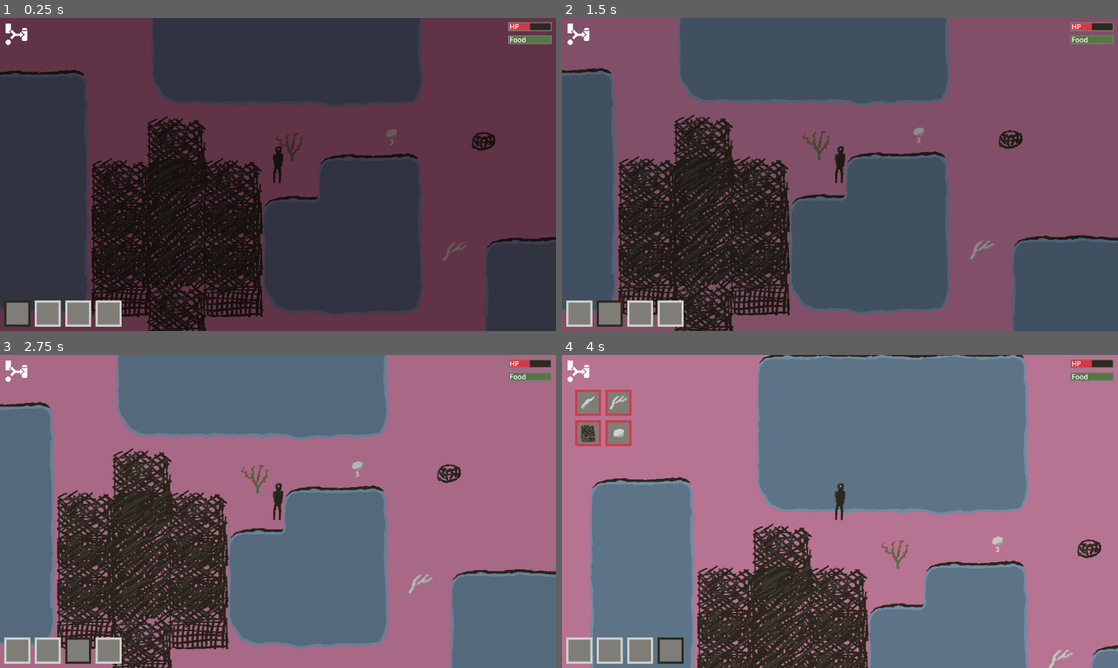
Above: before the commit, frames 1-4 (two rows, left to right).
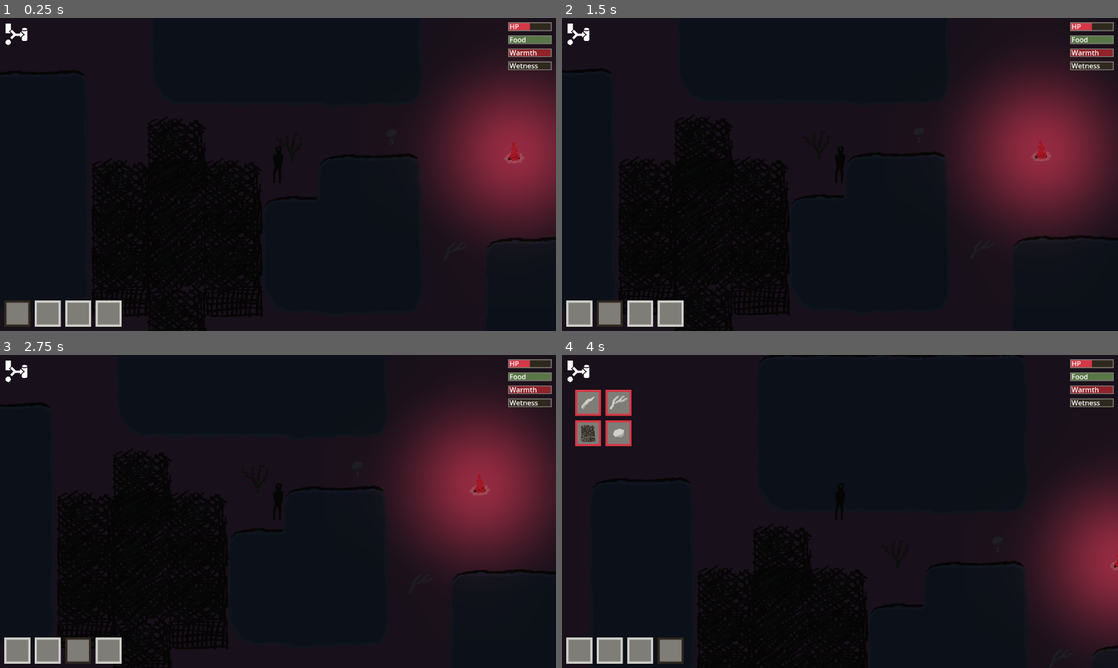
Above: after the commit, the same moments.

Repository: Zarkonnen/Moravec3
Game: Godot game, scene res://level1.tscn
Same seed, same stepped clock (60 frames per second), same inputs: the game is played once before the commit and once after it.
Inputs (mouse positions are in pixels of both pictures, inside the frame that each line leads up to):
- Up to frame 1 (0.25 s): no input
- Up to frame 2 (1.5 s): tap Enter at 0.5 s; move the mouse to (578, 312) at 0.52 s; hold Right (east) 0.53-1.28 s; hold Shift (split) 0.53-1.28 s; click (578, 312) at 0.67 s; tap Space at 1.25 s; move the mouse to (612, 312) at 1.27 s; hold Down (south) from 1.28 s (still down); tap E (use) at 1.35 s; click (612, 312) at 1.42 s
- Up to frame 3 (2.75 s): move the mouse to (77, 649) at 2.02 s; release Down (south) at 2.03 s; hold Right (east) from 2.03 s (still down); hold Shift (split) from 2.03 s (still down); click (77, 649) at 2.17 s
- Up to frame 4 (4 s): tap Enter at 2.75 s; move the mouse to (673, 649) at 2.77 s; release Right (east) at 2.78 s; release Shift (split) at 2.78 s; hold Up (north) 2.78-3.53 s; tap E (use) at 2.85 s; click (673, 649) at 2.92 s; move the mouse to (578, 370) at 3.52 s; hold A (west) from 3.53 s (still down); hold Shift (split) from 3.53 s (still down); click (578, 370) at 3.67 s

The runs differ from the first frame. In frame 1, 81% of the frame differs, in the area x 0-100%, y 0-100%; in frame 2, 98%; in frame 3, 98%; in frame 4, 96%.

Commit message:
Temperature calculations.

Diff:
--- a/GridManager.gd
+++ b/GridManager.gd
@@ -99,6 +99,8 @@
 	var tiles:Array = []
 	var number = 0
 	var hasCeilings:bool = false
+	var averageInsulation:float = 0
+	var temperature:float = 20.0
 	func _init(tiles):
 		self.tiles = tiles
 		enclosureCounter += 1
@@ -130,6 +132,7 @@
 					# Update existing enclosure.
 					enc.tiles = fill
 					_updateCeilings(enc, ceilings)
+					_updateInsulation(enc, ceilings)
 					enc = null
 				elif not encs.any(func(e): return start in e.tiles):
 					# We need a new enclosure.
@@ -137,6 +140,7 @@
 					enclosures.append(newEnc)
 					encs.append(newEnc)
 					_updateCeilings(newEnc, ceilings)
+					_updateInsulation(enc, ceilings)
 		if enc:
 			# Never got used, so delete it.
 			enclosures.erase(enc)
@@ -152,6 +156,7 @@
 				var newEnc = Enclosure.new(fill)
 				enclosures.append(newEnc)
 				_updateCeilings(newEnc, ceilings)
+				_updateInsulation(newEnc, ceilings)
 
 func wallRemoved(x, y, ceilings):
 	%EnclosureDebug.queue_redraw()
@@ -190,12 +195,14 @@
 	var enc = getEnclosure(x, y)
 	if enc:
 		_updateCeilings(enc, ceilings)
+		_updateInsulation(enc, ceilings)
 
 func ceilingRemoved(x, y, ceilings):
 	%EnclosureDebug.queue_redraw()
 	var enc = getEnclosure(x, y)
 	if enc:
 		enc.hasCeilings = false
+		enc.averageInsulation = 0
 
 func _enclosureFill(x, y, maxDist=10):
 	# Flood fill, starting at x, y. If we reach a tile that is more than maxdist away, return null.
@@ -233,3 +240,45 @@
 
 func _updateCeilings(enc:Enclosure, ceilings):
 	enc.hasCeilings = enc.tiles.all(func(t): return ceilings.g(t[0], t[1]))
+
+func _updateInsulation(enc:Enclosure, ceilings):
+	if not enc.hasCeilings:
+		enc.averageInsulation = 0
+		return
+	var total = 0.0
+	var n = 0
+	for t in enc.tiles:
+		total += ceilings.g(t[0], t[1]).type.insulation
+		n += 1
+		if g(t[0] - 1, t[1]):
+			total += g(t[0] - 1, t[1]).type.insulation
+			n += 1
+		if g(t[0] + 1, t[1]):
+			total += g(t[0] + 1, t[1]).type.insulation
+			n += 1
+		if g(t[0], t[1] - 1):
+			total += g(t[0], t[1] - 1).type.insulation
+			n += 1
+		if g(t[0], t[1] + 1):
+			total += g(t[0], t[1] + 1).type.insulation
+			n += 1
+	if n == 0:
+		enc.averageInsulation = 1
+	else:
+		enc.averageInsulation = total / n
+
+func _process(delta):
+	for enc in enclosures:
+		_updateTemperature(enc)
+
+func _updateTemperature(enc:Enclosure):
+	var temp = %Weather.temperature()
+	if not enc.hasCeilings:
+		enc.temperature = temp
+		return
+	var emitters = get_tree().get_nodes_in_group("HeatEmitter")
+	emitters = emitters.filter(func(it): return getEnclosure(it.gridX(), it.gridY()) == enc)
+	var heatAdded = Util.sum(emitters, func(it): return it.type.heatEmission)
+	#print("heatAdded " + str(heatAdded) + " tiles " + str(enc.tiles.size()) + " insulation " + str(enc.averageInsulation))
+	enc.temperature = min(30, temp + heatAdded / enc.tiles.size() * enc.averageInsulation)
+	#print(str(enc.temperature) + " vs " + str(temp))
--- a/Item.gd
+++ b/Item.gd
@@ -8,6 +8,17 @@
 		type = t
 		contents.size = type.containerSize
 		rotTimeout = t.rotInterval
+		if type.heatEmission:
+			add_to_group("HeatEmitter")
+		else:
+			remove_from_group("HeatEmitter")
+		if type.lightEmission:
+			$Light.enabled = true
+			$Light.scale = Vector2(type.lightEmission, type.lightEmission)
+			$Light.color = type.lightColor
+			$Light.position.y = -t.texRect.size.y / 2
+		else:
+			$Light.enabled = false
 		$Label.position.y = -t.texRect.size.y - 30
 		set_collision_layer_value(1, t.wall and not t.door)
 		$Sprite2D.z_index = 3 if t.ceiling else 0
--- a/Item.tscn
+++ b/Item.tscn
@@ -1,13 +1,14 @@
-[gd_scene load_steps=8 format=3 uid="uid://pb415w1j1u0k"]
+[gd_scene load_steps=9 format=3 uid="uid://pb415w1j1u0k"]
 
 [ext_resource type="Script" path="res://Item.gd" id="1_3t73v"]
 [ext_resource type="Texture2D" uid="uid://cg232q4ygjq8b" path="res://tiles.png" id="1_qxv04"]
 [ext_resource type="Shader" path="res://Item.gdshader" id="2_o8jvu"]
+[ext_resource type="Texture2D" uid="uid://bqp8w6yr6gbes" path="res://light_tex_2.png" id="4_74mbt"]
 
 [sub_resource type="RectangleShape2D" id="RectangleShape2D_x2o0v"]
 size = Vector2(128, 96)
 
-[sub_resource type="ShaderMaterial" id="ShaderMaterial_8xibs"]
+[sub_resource type="ShaderMaterial" id="ShaderMaterial_hpt7f"]
 shader = ExtResource("2_o8jvu")
 shader_parameter/strength = 0.0
 shader_parameter/a = 1.0
@@ -53,3 +54,7 @@
 offset_right = 64.0
 offset_bottom = 23.0
 horizontal_alignment = 1
+
+[node name="Light" type="PointLight2D" parent="."]
+enabled = false
+texture = ExtResource("4_74mbt")
--- a/ItemType.gd
+++ b/ItemType.gd
@@ -17,6 +17,10 @@
 var ceiling:bool = false
 var wallSupportRange = 2
 var spawnOnCollapse:Array = []
+var heatEmission:float = 0
+var insulation:float = 0
+var lightEmission:float = 0
+var lightColor:Color = Color.WHITE
 
 func _init(name, texRect):
 	self.name = name
@@ -54,6 +58,11 @@
 		it.ceiling = i.get("ceiling", false)
 		it.wallSupportRange = i.get("wallSupportRange", 2)
 		it.spawnOnCollapse = i.get("spawnOnCollapse", [])
+		it.heatEmission = i.get("heatEmission", 0)
+		it.insulation = i.get("insulation", 0)
+		it.lightEmission = i.get("lightEmission", 0)
+		if i.has("lightColor"):
+			it.lightColor = Color(i.get("lightColor"))
 		if i.has("use"):
 			var uses:Dictionary = i.get("use")
 			for useK in uses.keys():
--- a/Player.gd
+++ b/Player.gd
@@ -1,5 +1,7 @@
 extends RigidBody2D
 class_name Player
+
+const HEAT_EMIT_DIST = 128
 
 @export var speed = 300.0
 
@@ -131,6 +133,14 @@
 func gridY():
 	return int(floor(position.y / 96)) - 1
 
+func temperature():
+	var enc = %Walls.getEnclosure(gridX(), gridY())
+	var temp = enc.temperature if enc else %Weather.temperature()
+	for it in get_tree().get_nodes_in_group("HeatEmitter"):
+		if self.position.distance_squared_to(it.position) <= HEAT_EMIT_DIST * HEAT_EMIT_DIST:
+			temp = max(temp, it.type.heatEmission)
+	return temp
+
 func _physics_process(delta):
 	var mv = Vector2(0, 0)
 	var moveTo = Vector2(0, 0)
@@ -174,11 +184,11 @@
 			%Inventory.updateAllSlots()
 		nextNavTarget = Vector2.ZERO
 	if not navigate:
-		mv = mv.normalized() * speed * Util.RATIO * delta
+		mv = mv.normalized() * speed * %Weather.moveSpeedMult() * Util.RATIO * delta
 	else:
-		if ((moveTo - position) / Util.RATIO).length() <= speed * delta:
+		if ((moveTo - position) / Util.RATIO).length() <= speed * %Weather.moveSpeedMult() * delta:
 			mv = moveTo - position
 			moveTo = Vector2.ZERO
 		else:
-			mv = ((moveTo - position) / Util.RATIO).normalized() * speed * Util.RATIO * delta
+			mv = ((moveTo - position) / Util.RATIO).normalized() * speed * %Weather.moveSpeedMult() * Util.RATIO * delta
 	move_and_collide(mv)
--- a/Stats.gd
+++ b/Stats.gd
@@ -9,7 +9,8 @@
 	var autoChangeAmount
 	var autoChangeInterval
 	var autoChangeTimeout
-	func _init(name, color, value, autoChangeAmount=0, autoChangeInterval=5):
+	var warnOnBelow:int
+	func _init(name, color, value, autoChangeAmount=0, autoChangeInterval=5, warnOnBelow=-1):
 		self.name = name
 		self.color = color
 		self.value = value
@@ -18,8 +19,16 @@
 		self.autoChangeAmount = autoChangeAmount
 		self.autoChangeInterval = autoChangeInterval
 		self.autoChangeTimeout = autoChangeInterval
+		self.warnOnBelow = warnOnBelow
 
-var stats = [Stat.new("Food", Color("597646"), 100, -1, 10), Stat.new("HP", Color("d53846"), 50, 1, 20)]
+var t = 0
+
+var stats = [\
+		Stat.new("Food", Color("597646"), 100, -1, 10, 20),\
+		Stat.new("HP", Color("d53846"), 50, 1, 20, 20),\
+		Stat.new("Warmth", Color("90242a"), 100, 0, 5, 20),\
+		Stat.new("Wetness", Color("62798d"), 0, 0, 1),\
+		]
 var byName = {}
 
 func _ready():
@@ -36,14 +45,45 @@
 	return byName[name].value
 
 func _process(delta):
+	t += delta
 	for stat in stats:
+		updateWarning(stat)
 		stat.valueChangeTimeout -= delta
 		if stat.valueChangeTimeout <= 0:
 			stat.recentValue = stat.value
 			update(stat)
 		stat.autoChangeTimeout -= delta
 		if stat.autoChangeTimeout <= 0:
-			change(stat.name, stat.autoChangeAmount)
+			var amt = stat.autoChangeAmount
+			if stat.name == "Warmth":
+				var temp = %Player.temperature()
+				if temp < 0:
+					amt = -5
+				elif temp < 10:
+					amt = -2
+				elif temp < 15:
+					amt = -1
+				elif temp >= 20 and temp < 25:
+					amt = 2
+				else:
+					amt = 4
+				var wet = getValue("Wetness")
+				if wet > 50:
+					amt -= 3
+				elif wet > 20:
+					amt -= 1
+			if stat.name == "Wetness":
+				if %Ceilings.g(%Player.gridX(), %Player.gridY()):
+					amt = -1
+				else:
+					amt = %Weather.wetnessPerTime()
+				if amt < 0:
+					var temp = %Player.temperature()
+					if temp >= 30:
+						amt -= 2
+					elif temp >= 22:
+						amt -= 1
+			change(stat.name, amt)
 			stat.autoChangeTimeout = stat.autoChangeInterval
 
 func update(stat):
@@ -61,3 +101,6 @@
 		ch.visible = true
 	else:
 		ch.visible = false
+
+func updateWarning(stat):
+	get_node(stat.name).get_node("Border").color = "ffffff" if stat.value < stat.warnOnBelow and fmod(t, 1) < 0.5 else "7e7d78"
--- a/Util.gd
+++ b/Util.gd
@@ -2,6 +2,30 @@
 
 static var ASPECT = 0.75
 static var RATIO = Vector2(1, ASPECT)
+
+static func minL(l, f):
+	var minV = 0
+	var set = false
+	for e in l:
+		var v = f.call(e)
+		if not set:
+			minV = v
+			set = true
+		else:
+			minV = min(v, minV)
+	return minV
+
+static func maxL(l, f):
+	var maxV = 0
+	var set = false
+	for e in l:
+		var v = f.call(e)
+		if not set:
+			maxV = v
+			set = true
+		else:
+			maxV = max(v, maxV)
+	return maxV
 
 static func first(l, q):
 	for x in l:
@@ -20,3 +44,9 @@
 			most = x
 			quality = q
 	return most
+
+static func sum(l, f):
+	var amt = 0
+	for x in l:
+		amt += f.call(x)
+	return amt
--- a/Weather.gd
+++ b/Weather.gd
@@ -1,6 +1,6 @@
-extends Node
+extends Node2D
 
-var t = 5
+var t = 80
 @export var dayRamp:Texture2D = null
 
 const DAWN_LENGTH = 10
@@ -9,10 +9,31 @@
 const NIGHT_LENGTH = 30
 const DAY_LENGTH = DAWN_LENGTH + DAYLIGHT_LENGTH + DUSK_LENGTH + NIGHT_LENGTH
 const FLOOD_CYCLE_LENGTH = 400
+const WEATHER_MIN_LENGTH = 20
+const WEATHER_MAX_LENGTH = 20
+const WEATHER_P_PER_SECOND = 0.02
+const WEATHER_FADE = 4
+const WEATHER_BRIGHTNESS_MULT = 0.7
+const WIND_MAX = 0.5
 
 var flooded = false
+var weatherT = 0
+var weatherLength = 0
+var wind = 0
 
 func ambient() -> Color:
+	var a:Color = dayNightAmbient()
+	var mult = 1.0
+	if weatherLength > 0:
+		if weatherT < WEATHER_FADE:
+			mult = lerp(1.0, WEATHER_BRIGHTNESS_MULT, weatherT / WEATHER_FADE)
+		elif weatherT > weatherLength - WEATHER_FADE:
+			mult = lerp(WEATHER_BRIGHTNESS_MULT, 1.0, (weatherT - (weatherLength - WEATHER_FADE)) / weatherLength)
+		else:
+			mult = WEATHER_BRIGHTNESS_MULT
+	return Color(a.r * mult, a.g * mult, a.b * mult)
+
+func dayNightAmbient() -> Color:
 	var inPeriod = fmod(t, DAY_LENGTH)
 	var w = dayRamp.get_image().get_width()
 	var img = dayRamp.get_image()
@@ -31,13 +52,26 @@
 	return ambient().v
 
 func temperature() -> float:
-	return 20
+	var inPeriod = fmod(t, DAY_LENGTH)
+	if inPeriod < DAWN_LENGTH:
+		return 5 + 10 * inPeriod / DAWN_LENGTH
+	inPeriod -= DAWN_LENGTH
+	if inPeriod < DAYLIGHT_LENGTH / 2:
+		return 15 + 8 * inPeriod / (DAYLIGHT_LENGTH / 2)
+	inPeriod -= DAYLIGHT_LENGTH / 2
+	if inPeriod < DAYLIGHT_LENGTH / 2:
+		return 23 - 8 * inPeriod / (DAYLIGHT_LENGTH / 2)
+	inPeriod -= DAYLIGHT_LENGTH / 2
+	if inPeriod < DUSK_LENGTH:
+		return 15 - 5 * inPeriod / DUSK_LENGTH
+	inPeriod -= DUSK_LENGTH
+	return 10 - 5 * inPeriod / NIGHT_LENGTH
 
 func moveSpeedMult() -> float:
-	return 1.0
+	return 1.0 - abs(wind)
 
 func wetnessPerTime() -> float:
-	return 0
+	return 2 if weatherLength > 0 else -1
 
 func setFlood(flood:bool):
 	if flood == flooded:
@@ -54,3 +88,20 @@
 	t += delta
 	$Ambient.color = ambient()
 	setFlood(fmod(t, FLOOD_CYCLE_LENGTH) > FLOOD_CYCLE_LENGTH / 2)
+	if weatherLength > 0:
+		weatherT += delta
+		if weatherT >= weatherLength:
+			weatherT = 0
+			wind = 0
+	elif randf_range(0, 1) < delta * WEATHER_P_PER_SECOND:
+		weatherLength = randf_range(WEATHER_MIN_LENGTH, WEATHER_MAX_LENGTH)
+		weatherT = 0
+		wind = randf_range(-WIND_MAX, WIND_MAX)
+	if weatherLength > 0:
+		$Rain.emitting = temperature() >= 0
+		$Snow.emitting = not $Rain.emitting
+	else:
+		$Rain.emitting = false
+		$Snow.emitting = false
+	$Rain.process_material.direction.x = wind * 3
+	$Snow.process_material.direction.x = wind
--- a/itemTypes.json
+++ b/itemTypes.json
@@ -92,6 +92,7 @@
 		"canTake": false,
 		"wall": true,
 		"snapToGrid": true,
+		"insulation": 0.5
 	},
 	{
 		"name": "door",
@@ -100,7 +101,8 @@
 		"canTake": false,
 		"wall": true,
 		"snapToGrid": true,
-		"door": true
+		"door": true,
+		"insulation": 0.5
 	},
 	{
 		"name": "ceiling",
@@ -108,6 +110,14 @@
 		"canTake": false,
 		"ceiling": true,
 		"snapToGrid": true,
-		"spawnOnCollapse": [["chalk", 1]]
+		"spawnOnCollapse": [["chalk", 1]],
+		"insulation": 0.5
+	},
+	{
+		"name": "campfire",
+		"x": 79, "y": 720, "w": 46, "h": 48,
+		"heatEmission": 100,
+		"lightEmission": 1.4,
+		"lightColor": "ff5567"
 	},
 ]
--- a/level1.tscn
+++ b/level1.tscn
@@ -26,26 +26,22 @@
 atlas = ExtResource("2_sqygo")
 region = Rect2(50.4266, 201.428, 25.0864, 86.9136)
 
-[sub_resource type="AtlasTexture" id="AtlasTexture_regq1"]
-atlas = ExtResource("2_sqygo")
-region = Rect2(313.926, 586.892, 17.0753, 15.7094)
-
 [sub_resource type="ParticleProcessMaterial" id="ParticleProcessMaterial_sk5uc"]
 emission_shape = 3
-emission_box_extents = Vector3(10000, 10000, 1)
+emission_box_extents = Vector3(2000, 2000, 1)
 particle_flag_disable_z = true
 direction = Vector3(1, 1, 0)
 spread = 0.0
 gravity = Vector3(0, 10, 0)
-initial_velocity_min = 300.0
-initial_velocity_max = 400.0
+initial_velocity_min = 600.0
+initial_velocity_max = 800.0
 orbit_velocity_min = 0.0
 orbit_velocity_max = 0.0
 color = Color(0.635294, 0.776471, 0.909804, 1)
 
 [sub_resource type="ParticleProcessMaterial" id="ParticleProcessMaterial_i6wll"]
 emission_shape = 3
-emission_box_extents = Vector3(10000, 10000, 1)
+emission_box_extents = Vector3(2000, 2000, 1)
 particle_flag_disable_z = true
 direction = Vector3(0, 1, 0)
 spread = 0.0
@@ -57,6 +53,10 @@
 scale_min = 2.0
 scale_max = 4.0
 
+[sub_resource type="AtlasTexture" id="AtlasTexture_regq1"]
+atlas = ExtResource("2_sqygo")
+region = Rect2(313.926, 586.892, 17.0753, 15.7094)
+
 [node name="Node2D" type="Node2D"]
 y_sort_enabled = true
 
@@ -80,6 +80,33 @@
 offset = Vector2(0, -20)
 
 [node name="Navigation" type="NavigationAgent2D" parent="Player"]
+
+[node name="Weather" type="Node2D" parent="Player"]
+unique_name_in_owner = true
+script = ExtResource("17_vosn5")
+dayRamp = ExtResource("18_f24wg")
+
+[node name="Rain" type="GPUParticles2D" parent="Player/Weather"]
+emitting = false
+amount = 200
+process_material = SubResource("ParticleProcessMaterial_sk5uc")
+lifetime = 5.0
+visibility_rect = Rect2(0, 0, 2000, 2000)
+local_coords = true
+trail_enabled = true
+trail_lifetime = 0.2
+trail_sections = 2
+trail_section_subdivisions = 1
+
+[node name="Snow" type="GPUParticles2D" parent="Player/Weather"]
+emitting = false
+amount = 1000
+process_material = SubResource("ParticleProcessMaterial_i6wll")
+lifetime = 2.0
+visibility_rect = Rect2(0, 0, 2000, 2000)
+local_coords = true
+
+[node name="Ambient" type="CanvasModulate" parent="Player/Weather"]
 
 [node name="Item" parent="." instance=ExtResource("5_ie426")]
 position = Vector2(558, 68)
@@ -254,6 +281,14 @@
 offset_top = 40.0
 offset_bottom = 40.0
 
+[node name="Warmth" parent="GUI/Stats" instance=ExtResource("12_xieyx")]
+offset_top = 70.0
+offset_bottom = 70.0
+
+[node name="Wetness" parent="GUI/Stats" instance=ExtResource("12_xieyx")]
+offset_top = 100.0
+offset_bottom = 100.0
+
 [node name="ContainerContents" type="Control" parent="GUI"]
 unique_name_in_owner = true
 visible = false
@@ -450,33 +485,8 @@
 typeName = "ceiling"
 
 [node name="Item7" parent="." instance=ExtResource("5_ie426")]
-position = Vector2(769, 97)
-typeName = "basket"
-
-[node name="Weather" type="Node" parent="."]
-unique_name_in_owner = true
-script = ExtResource("17_vosn5")
-dayRamp = ExtResource("18_f24wg")
-
-[node name="Rain" type="GPUParticles2D" parent="Weather"]
-emitting = false
-amount = 30000
-process_material = SubResource("ParticleProcessMaterial_sk5uc")
-lifetime = 5.0
-visibility_rect = Rect2(-5000, -5000, 10000, 10000)
-trail_enabled = true
-trail_lifetime = 0.2
-trail_sections = 2
-trail_section_subdivisions = 1
-
-[node name="Snow" type="GPUParticles2D" parent="Weather"]
-emitting = false
-amount = 10000
-process_material = SubResource("ParticleProcessMaterial_i6wll")
-lifetime = 2.0
-visibility_rect = Rect2(-5000, -5000, 10000, 10000)
-
-[node name="Ambient" type="CanvasModulate" parent="Weather"]
+position = Vector2(840, 126)
+typeName = "campfire"
 
 [node name="ExampleLight" type="PointLight2D" parent="."]
 visible = false
Not shown: 2 places in Item.tscn that only renumber resources
